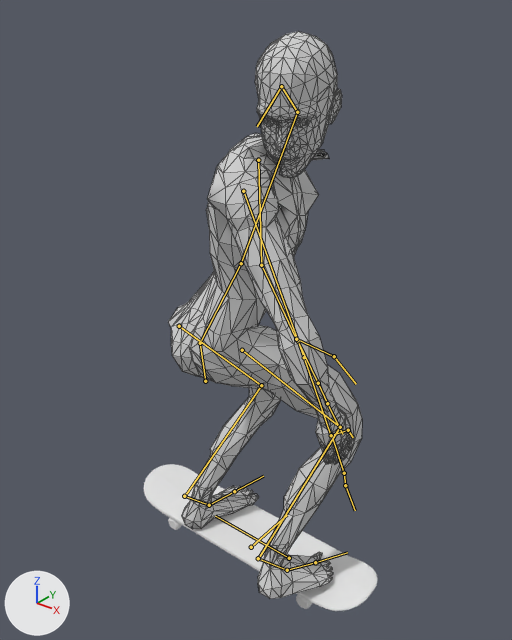
Renders of the Blender file src/res/models/SKATER_NEW.blend from each side of a commit.
Rendered twice from a 50 mm camera at (7.36, -9.04, 11.09) aimed at (-0.05, 0.23, 5.34). Every picture has the same lights, and +X, +Y and +Z are marked at lower left. Both versions are drawn at frame 11 of the action 'turn_r'; the numbers are the values there. The bones that bend it are drawn over the model as lines. Mesh edges are drawn as thin lines on the coarser meshes.

Objects in the first picture: '1259154283', 'mesh_board'.
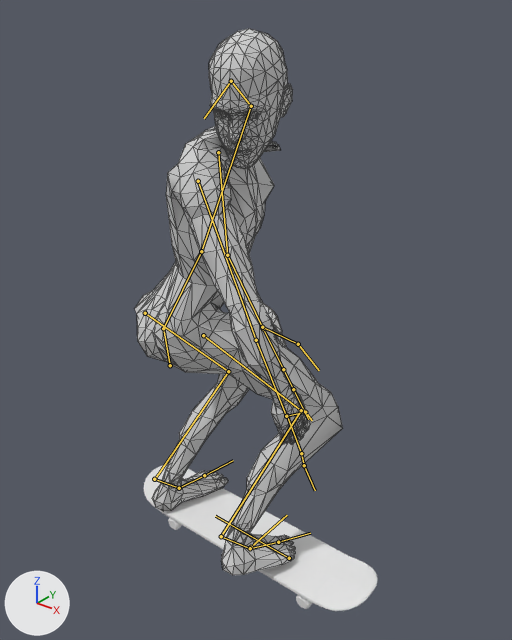
Where the change shows, as pixel boxes [x1, y1, x2, y2] in the pictures (512 x 640 px):
'1259154283', posed (7% wider)
    before: [168, 31, 362, 599]
    after: [135, 29, 343, 575]
bone 'pubis', root to tip
    before: (205, 381) to (200, 343)
    after: (170, 365) to (163, 328)

The change in detail:
Bone 'pubis' (bone_pubis) moves from (0.53, -1.3, 0.27) to (0.53, -1.3, 1.17).
